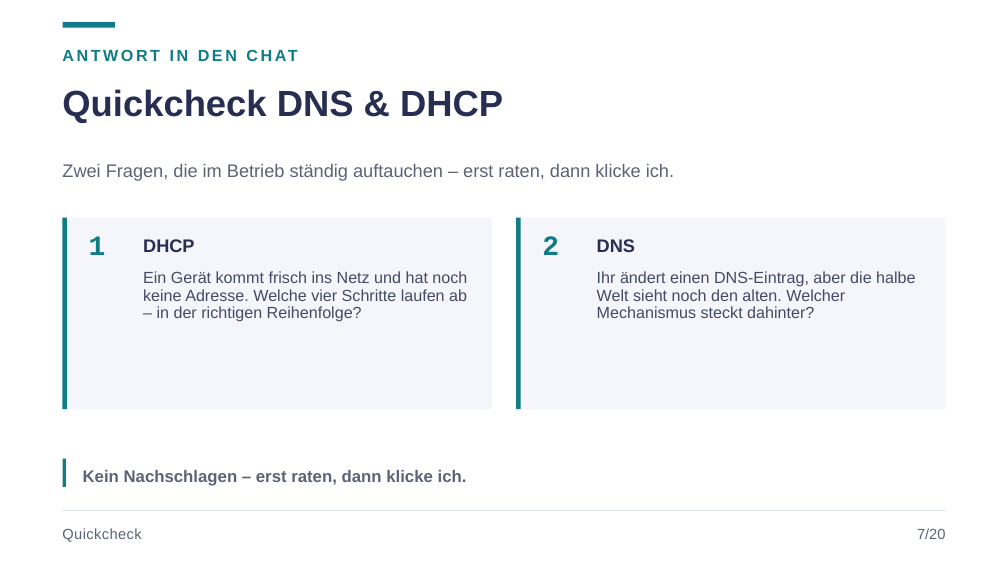
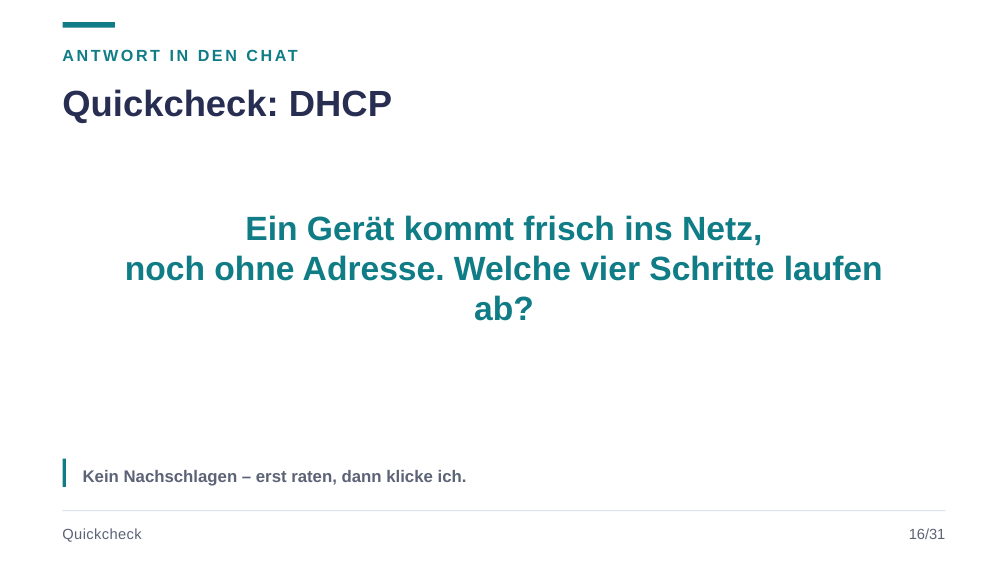
Before and after one commit to JacobMenge/kurs-unterlagen, a slide deck: slide 19 of folien/03-routing-vlan-sicherheit-parallelkurs.pptx (slide 10 before the commit). Drawn at 1008x567 pixels with LibreOffice and Linux fonts; fonts in the diff are those of the drawing. Boxes give left, top, right and bottom in pixels: in the first picture for what was removed or moved away, otherwise in the second. Text is boxed around its words. In the diff, an @@ line names an element or a change of style, - is before the commit and + after.

```diff
--- a/folien/03-routing-vlan-sicherheit-parallelkurs.pptx
+++ b/folien/03-routing-vlan-sicherheit-parallelkurs.pptx
@@ text at box(62, 89, 392, 123): text changed @@
-Quickcheck DNS & DHCP
+Quickcheck: DHCP
@@ text removed at box(62, 164, 674, 181) @@
-Zwei Fragen, die im Betrieb ständig auftauchen – erst raten, dann klicke ich.
@@ text "Ein Gerät kommt frisch ins ..." at box(125, 215, 883, 321): vertical alignment top to middle @@
@@ rectangle removed at box(62, 218, 492, 409) @@
@@ rectangle removed at box(62, 218, 67, 409) @@
@@ text removed at box(89, 236, 106, 255) @@
-1
@@ text at box(125, 215, 883, 321): text changed; size 11.5 to 24 pt; text colour #434A63 to #0F7C86; bold on @@
-Ein Gerät kommt frisch ins Netz und hat noch keine Adresse. Welche vier Schritte laufen ab – in der richtigen Reihenfolge?
+Ein Gerät kommt frisch ins Netz,
+noch ohne Adresse. Welche vier Schritte laufen ab?
@@ text removed at box(143, 239, 194, 252) @@
-DHCP
@@ rectangle removed at box(516, 218, 946, 409) @@
@@ rectangle removed at box(516, 218, 520, 409) @@
@@ text removed at box(542, 236, 559, 255) @@
-2
@@ text removed at box(597, 239, 635, 252) @@
-DNS
@@ text removed at box(597, 271, 915, 318) @@
-Ihr ändert einen DNS-Eintrag, aber die halbe Welt sieht noch den alten. Welcher Mechanismus steckt dahinter?
@@ text at box(909, 528, 946, 539): text changed @@
-7/20
+16/31
```
Also in this commit, not shown: 19 other slides changed, 12 slides added, 1 slide removed, 2 other files.
